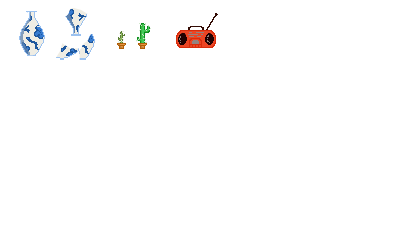
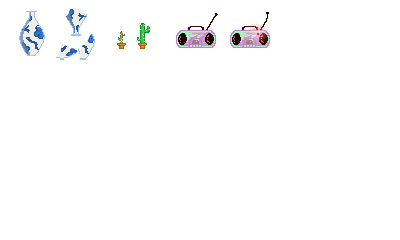
Before/after of a 400px x 240px layered artwork. What changed in the layer stack:
added group "radio on" with 4 layers above "radio" over [230,12,272,48]
added layer "Calque 34" (1st of 2, in "radio on") in group "radio on" over [232,12,272,46]
added layer "Calque 32" (1st of 2, in "radio on") in group "radio on" over [230,30,270,48]
added layer "Calque 33" (1st of 2, in "radio on") in group "radio on" over [231,31,269,48]
painted on "Calque 34" (2nd of 2, in "radio") over [189,32,206,46]
painted on "Calque 32" (2nd of 2, in "radio") over [176,30,216,48]
painted on "Calque 33" (2nd of 2, in "radio") over [177,31,215,48]
